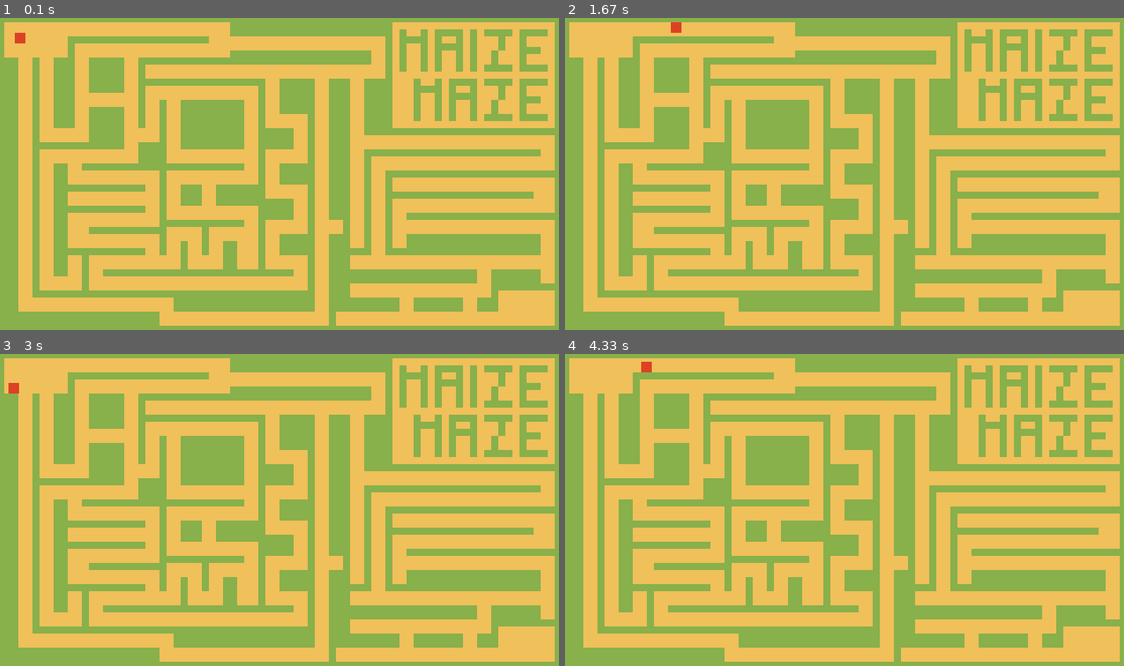
Above: before the commit, frames 1-4 (two rows, left to right).
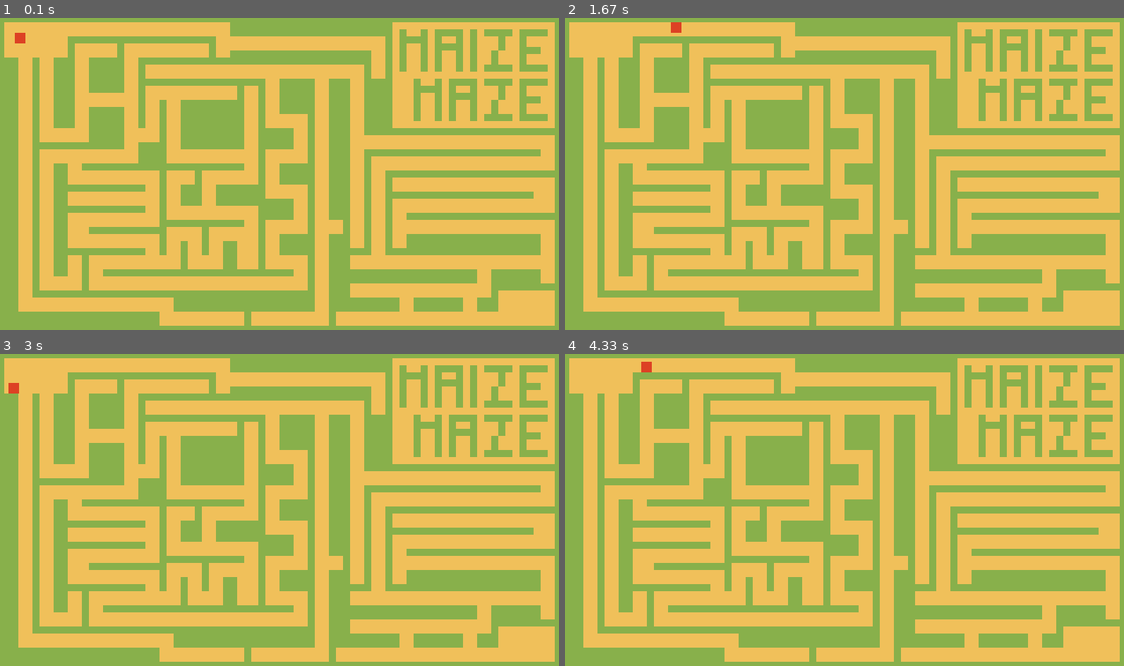
Above: after the commit, the same moments.

Repository: UCHMS19-20/final-project-wfelcone
Game: pygame game, started from src/game_here.py
Same seed, same stepped clock (60 frames per second), same inputs: the game is played once before the commit and once after it.
Inputs:
- Up to frame 1 (0.1 s): no input
- Up to frame 2 (1.67 s): hold Right 0.33-0.8 s; hold Up 0.83-1.13 s; hold Right 1.17-1.63 s
- Up to frame 3 (3 s): hold Left 1.67-2.2 s; hold Down 2.23-2.53 s; hold Left 2.57-2.97 s
- Up to frame 4 (4.33 s): hold Up 3-3.37 s; hold Right 3.4-4.03 s; hold Down from 4.07 s (still down)

The runs differ from the first frame. In frame 1, 0.4% of the frame differs, in the area x 20-67%, y 5-99%; in frame 2, 0.4%; in frame 3, 0.4%; in frame 4, 0.4%.

Commit message:
slightly increased difficulty

Diff:
--- a/src/game_here.py
+++ b/src/game_here.py
@@ -360,6 +360,30 @@
 all_sprite_list.add(wall)
 
 wall = Wall(260, 120, 90, 70)
+wall_list.add(wall)
+all_sprite_list.add(wall)
+
+wall = Wall(300, 30, 10, 30)
+wall_list.add(wall)
+all_sprite_list.add(wall)
+
+wall = Wall(340, 90, 10, 30)
+wall_list.add(wall)
+all_sprite_list.add(wall)
+
+wall = Wall(280, 220, 10, 30)
+wall_list.add(wall)
+all_sprite_list.add(wall)
+
+wall = Wall(520, 70, 10, 30)
+wall_list.add(wall)
+all_sprite_list.add(wall)
+
+wall = Wall(350, 410, 10, 30)
+wall_list.add(wall)
+all_sprite_list.add(wall)
+
+wall = Wall(170, 30, 10, 30)
 wall_list.add(wall)
 all_sprite_list.add(wall)
 #---Letters-----------------------------------------------
